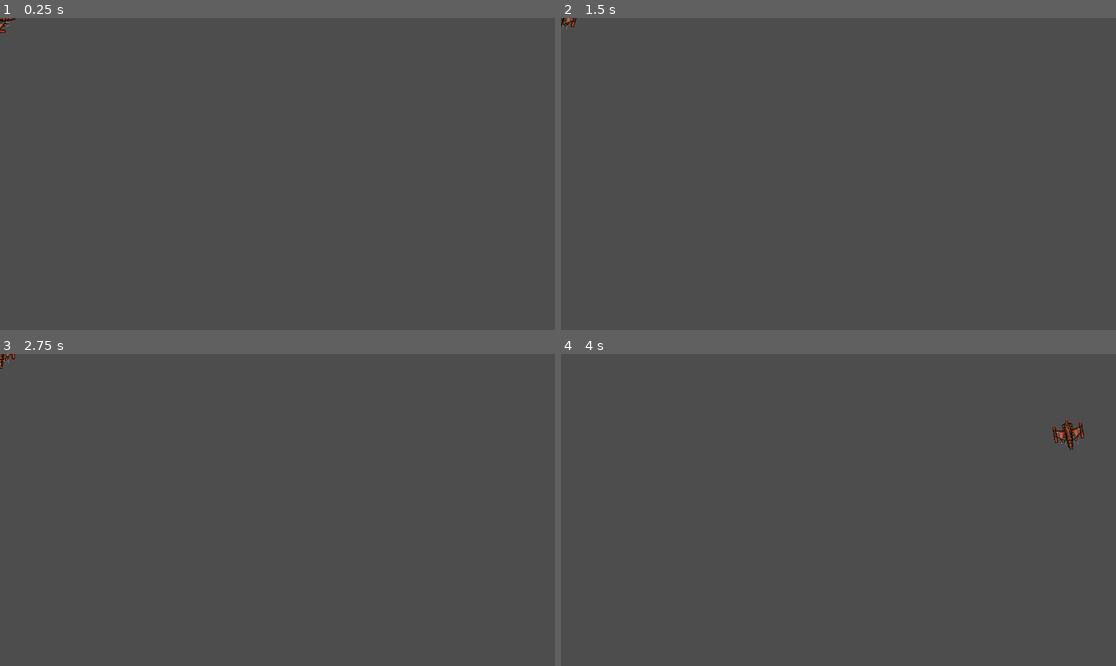
Above: before the commit, frames 1-4 (two rows, left to right).
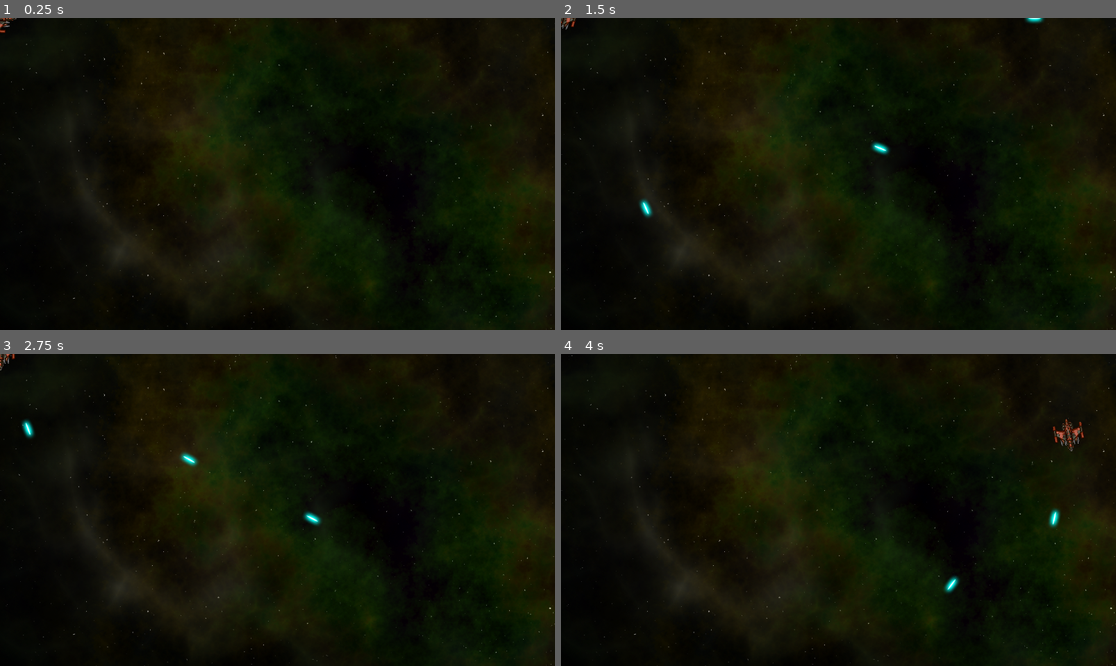
Above: after the commit, the same moments.

Repository: evgenicode/asteroids-2d-arcade
Game: Godot game, scene res://main/main.tscn
Two runs of this game, one before a commit and one after it. Both use one fixed random seed, a clock stepped at 60 frames per second and the inputs below. Before the commit the project starts from res://player/player.tscn.
Inputs:
- Up to frame 1 (0.25 s): no input
- Up to frame 2 (1.5 s): tap Enter at 0.5 s; hold D (rotate_right) 0.53-1.28 s; hold Space (shoot) 0.53-1.28 s; hold A (rotate_left) from 1.28 s (still down); tap Space (shoot) at 1.35 s
- Up to frame 3 (2.75 s): release A (rotate_left) at 2.03 s; hold D (rotate_right) from 2.03 s (still down); hold Space (shoot) from 2.03 s (still down)
- Up to frame 4 (4 s): release D (rotate_right) at 2.78 s; release Space (shoot) at 2.78 s; hold W (thrust) 2.78-3.53 s; tap Space (shoot) at 2.85 s; hold A (rotate_left) from 3.53 s (still down); hold Space (shoot) from 3.53 s (still down)

The runs differ from the first frame. In frame 1, 100% of the frame differs, in the area x 0-100%, y 0-100%; in frame 2, 100%; in frame 3, 100%; in frame 4, 100%.

Commit message:
script shooting, add main scene, textures

Diff:
--- /dev/null
+++ b/main/main.tscn
@@ -0,0 +1,12 @@
+[gd_scene load_steps=3 format=3 uid="uid://bpq83x1hih1xw"]
+
+[ext_resource type="Texture2D" uid="uid://ct34stl2s8hm8" path="res://assets/space_background.png" id="1_n8oha"]
+[ext_resource type="PackedScene" uid="uid://bywj8ucmg11r7" path="res://player/player.tscn" id="2_1k3lb"]
+
+[node name="Main" type="Node"]
+
+[node name="Background" type="Sprite2D" parent="."]
+position = Vector2(732, 357)
+texture = ExtResource("1_n8oha")
+
+[node name="Player" parent="." instance=ExtResource("2_1k3lb")]
--- a/player/player.gd
+++ b/player/player.gd
@@ -2,6 +2,10 @@
 
 @export var engine_power = 500
 @export var spin_power = 8000
+@export var bullet_scene: PackedScene
+@export var fire_rate = 0.25
+
+var can_shoot = true
 var thrust = Vector2.ZERO
 var rotation_dir = 0
 var screensize = Vector2.ZERO
@@ -12,6 +16,7 @@
 func _ready():
 	change_state(ALIVE)
 	screensize = get_viewport_rect().size
+	$GunCooldown.wait_time = fire_rate
 
 func _integrate_forces(physics_state):
 	var xform = physics_state.transform
@@ -41,7 +46,22 @@
 	if Input.is_action_pressed("thrust"):
 		thrust = transform.x * engine_power
 	rotation_dir = Input.get_axis("rotate_left", "rotate_right")
+	if Input.is_action_pressed("shoot") and can_shoot:
+		shoot()
 
 func _physics_process(delta):
 	constant_force = thrust
 	constant_torque = rotation_dir * spin_power
+
+func shoot():
+	if state == INVULNERABLE:
+		return
+	can_shoot = false
+	$GunCooldown.start()
+	var b = bullet_scene.instantiate()
+	get_tree().root.add_child(b)
+	b.start($Muzzle.global_transform)
+
+
+func _on_gun_cooldown_timeout():
+	can_shoot = true
--- a/player/player.tscn
+++ b/player/player.tscn
@@ -1,6 +1,7 @@
-[gd_scene load_steps=4 format=3 uid="uid://bywj8ucmg11r7"]
+[gd_scene load_steps=5 format=3 uid="uid://bywj8ucmg11r7"]
 
 [ext_resource type="Script" path="res://player/player.gd" id="1_ixjk8"]
+[ext_resource type="PackedScene" uid="uid://ddmrk7lcwak3e" path="res://Bullet/bullet.tscn" id="2_fmcwb"]
 [ext_resource type="Texture2D" uid="uid://dgxey7it65ftf" path="res://assets/player_ship.png" id="2_njvtn"]
 
 [sub_resource type="CircleShape2D" id="CircleShape2D_nacb3"]
@@ -10,6 +11,7 @@
 linear_damp = 1.0
 angular_damp = 5.0
 script = ExtResource("1_ixjk8")
+bullet_scene = ExtResource("2_fmcwb")
 
 [node name="Sprite2D" type="Sprite2D" parent="."]
 rotation = 1.5708
@@ -18,3 +20,12 @@
 
 [node name="CollisionShape2D" type="CollisionShape2D" parent="."]
 shape = SubResource("CircleShape2D_nacb3")
+
+[node name="Muzzle" type="Marker2D" parent="."]
+position = Vector2(50, 0)
+
+[node name="GunCooldown" type="Timer" parent="."]
+one_shot = true
+autostart = true
+
+[connection signal="timeout" from="GunCooldown" to="." method="_on_gun_cooldown_timeout"]
--- a/project.godot
+++ b/project.godot
@@ -11,7 +11,7 @@
 [application]
 
 config/name="Asteroids-2d-arcade"
-run/main_scene="res://player/player.tscn"
+run/main_scene="res://main/main.tscn"
 config/features=PackedStringArray("4.2", "Mobile")
 config/icon="res://icon.svg"
 
